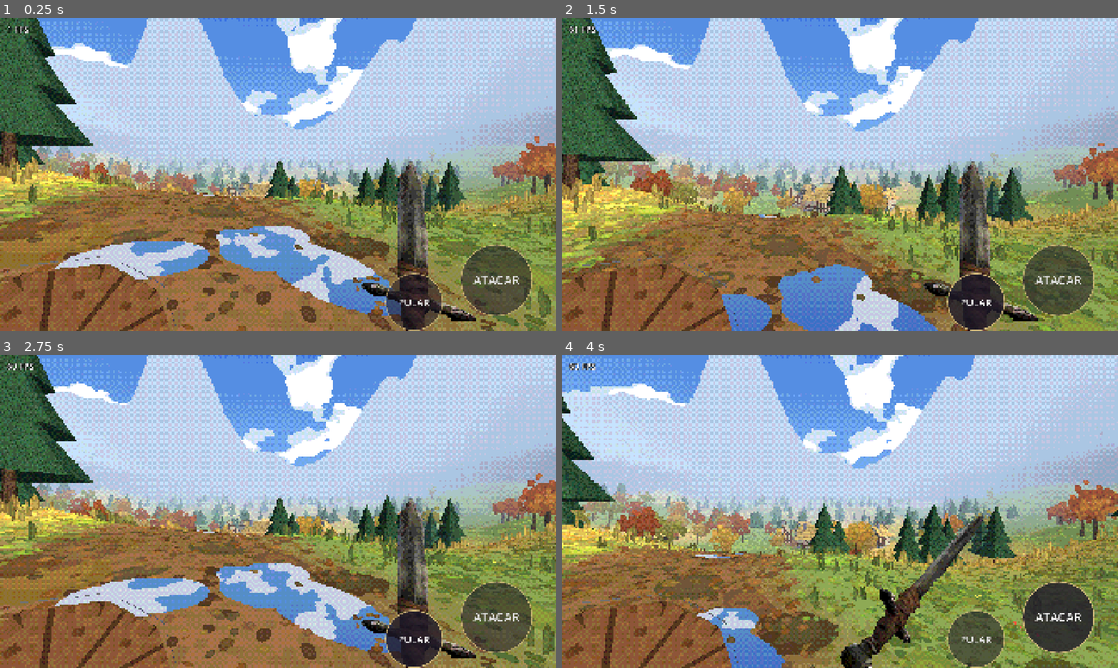
Above: before the commit, frames 1-4 (two rows, left to right).
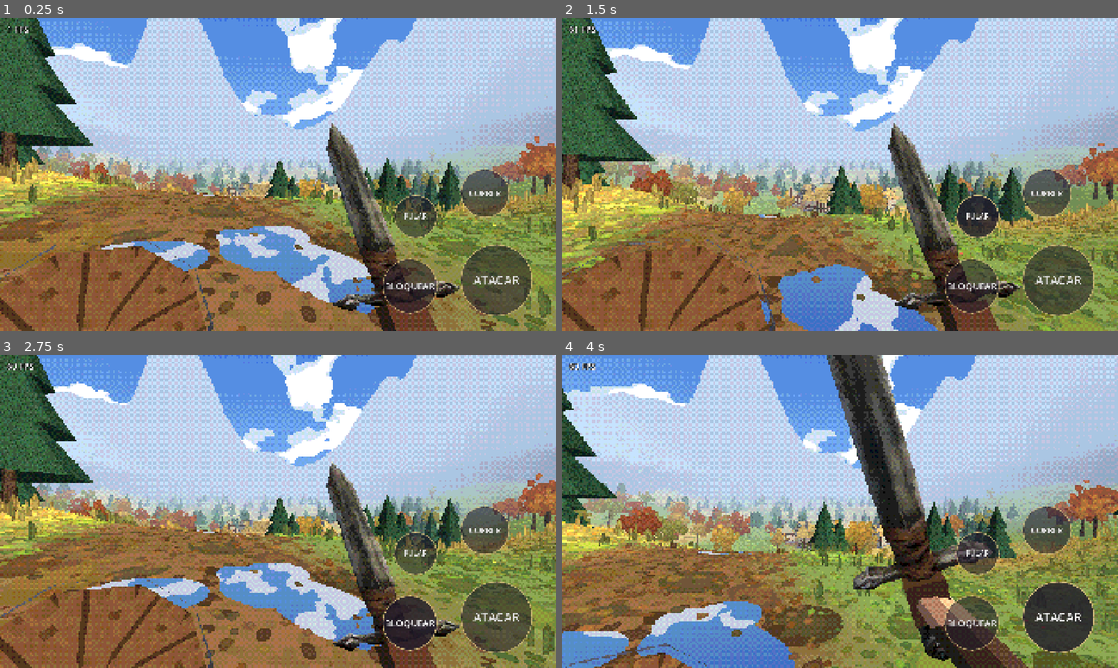
Above: after the commit, the same moments.

Repository: rhfazeredo-ops/Dallarian
Game: Godot game, scene res://cenas/mundo.tscn
Same seed, same stepped clock (60 frames per second), same inputs: the game is played once before the commit and once after it.
Inputs (mouse positions are in pixels of both pictures, inside the frame that each line leads up to):
- Up to frame 1 (0.25 s): no input
- Up to frame 2 (1.5 s): click "ATACAR" at 0.5 s; click "PULAR" at 1.25 s
- Up to frame 3 (2.75 s): click (411, 624) at 2 s, where only the run after the commit has a clickable "BLOQUEAR"
- Up to frame 4 (4 s): click (1045, 530) at 2.75 s, where only the run after the commit has a clickable "CORRER"; tap Enter at 3.5 s; move the mouse to (962, 495) at 3.52 s; hold Right (ui_right) from 3.53 s (still down); hold Shift from 3.53 s (still down); click (962, 495) at 3.67 s; tap Space at 3.77 s

The runs differ from the first frame. In frame 1, 14% of the frame differs, in the area x 0-99%, y 10-100%; in frame 2, 15%; in frame 3, 14%; in frame 4, 45%, in the area x 0-100%, y 0-100%.

Commit message:
Animações de braços em primeira pessoa no estilo dos RPGs de ação
- Combo de 3 golpes (diagonal direita, diagonal esquerda, de cima), golpe forte segurando (puxa, segura,
  solta com tranco), bloqueio com escudo (segurar) e escudada (atacar bloqueando).
- Respiração, balanço do passo em figura de 8 (maior correndo), armas atrasam ao girar a câmera,
  tranco da câmera nos golpes, afundar ao cair; correr com a espada baixa.
- Luvas e antebraços com braçadeira segurando espada e escudo.
- Controles: ATACAR/BLOQUEAR/CORRER de segurar, PULAR; PC com Shift, botão esquerdo e direito.
- Teste de poses paradas (--pose=...).

Co-Authored-By: Claude Opus 5.5 <noreply@anthropic.com>
Claude-Session: https://claude.ai/code/session_01WFSuYSG1mTsBiEAWeNGYj8

Diff:
--- a/godot/scripts/controles.gd
+++ b/godot/scripts/controles.gd
@@ -1,5 +1,6 @@
-# Controles: celular (joystick à esquerda, arrastar à direita para olhar, botões PULAR e ATACAR)
-# e PC (WASD/setas, espaço pula, mouse olha e clique ataca).
+# Controles: celular (joystick à esquerda, arrastar à direita para olhar, botões ATACAR, BLOQUEAR, CORRER,
+# PULAR — atacar, bloquear e correr funcionam segurando) e PC (WASD anda, Shift corre, espaço pula,
+# mouse olha, botão esquerdo ataca — segurar = golpe forte —, botão direito bloqueia).
 extends Control
 class_name Controles
 
@@ -7,6 +8,9 @@
 var _olhar := Vector2.ZERO
 var _pulo := false
 var _ataque := false
+var _seg := {}                 # botões de segurar apertados agora
+var ataque_mouse := false
+var bloqueio_mouse := false
 var _dedo := -1; var _centro := Vector2.ZERO; var _ponta := Vector2.ZERO
 var _dedo_olhar := -1
 var fps: Label
@@ -15,20 +19,26 @@
 func _ready() -> void:
 	set_anchors_and_offsets_preset(Control.PRESET_FULL_RECT)
 	mouse_filter = Control.MOUSE_FILTER_IGNORE
-	_botao("ATACAR", -330, -300, 250, func(): _ataque = true)
-	_botao("PULAR", -590, -200, 200, func(): _pulo = true)
+	_botao("ATACAR", -330, -300, 250, "atacar")
+	_botao("BLOQUEAR", -600, -250, 190, "bloquear")
+	_botao("CORRER", -330, -560, 170, "correr")
+	_botao("PULAR", -560, -470, 150, "pular")
 	fps = Label.new(); fps.position = Vector2(24, 18); fps.add_theme_font_size_override("font_size", 30)
 	fps.add_theme_color_override("font_outline_color", Color.BLACK); fps.add_theme_constant_override("outline_size", 8)
 	add_child(fps)
 
-func _botao(txt: String, x: float, y: float, t: float, f: Callable) -> void:
+func _botao(txt: String, x: float, y: float, t: float, nome: String) -> void:
 	var b := Button.new(); b.text = txt; b.add_theme_font_size_override("font_size", int(t * 0.17))
 	b.anchor_left = 1; b.anchor_top = 1; b.anchor_right = 1; b.anchor_bottom = 1
 	b.offset_left = x; b.offset_top = y; b.offset_right = x + t; b.offset_bottom = y + t
 	var st := StyleBoxFlat.new(); st.bg_color = Color(0.12, 0.1, 0.16, 0.55); st.set_corner_radius_all(int(t / 2))
 	st.border_color = Color(0.85, 0.75, 0.5, 0.8); st.set_border_width_all(4)
 	for k in ["normal", "hover", "pressed", "focus"]: b.add_theme_stylebox_override(k, st)
-	b.button_down.connect(f); add_child(b)
+	b.button_down.connect(func():
+		_seg[nome] = true
+		if nome == "pular": _pulo = true)
+	b.button_up.connect(func(): _seg[nome] = false)
+	add_child(b)
 
 func _input(e: InputEvent) -> void:
 	if e is InputEventScreenTouch:
@@ -65,8 +75,9 @@
 	var v := _olhar; _olhar = Vector2.ZERO; return v
 func consumir_pulo() -> bool:
 	var v := _pulo; _pulo = false; return v
-func consumir_ataque() -> bool:
-	var v := _ataque; _ataque = false; return v
+func atacando() -> bool: return _seg.get("atacar", false) or ataque_mouse
+func bloqueando() -> bool: return _seg.get("bloquear", false) or bloqueio_mouse
+func correndo() -> bool: return _seg.get("correr", false) or Input.is_key_pressed(KEY_SHIFT)
 
 func _draw() -> void:
 	if _dedo == -1: return
--- a/godot/scripts/jogador.gd
+++ b/godot/scripts/jogador.gd
@@ -1,45 +1,109 @@
-# Dallarian em primeira pessoa: anda, olha, pula; espada do Tripo e escudo provisório na mão (low poly PS1).
+# Dallarian em primeira pessoa, com animações de braços no estilo dos RPGs de ação em primeira pessoa:
+# respiração parada, balanço ao andar/correr, armas que "atrasam" ao girar a câmera, combo de 3 golpes
+# (diagonal da direita, diagonal da esquerda, de cima), golpe forte segurando o botão (puxa, solta e dá um
+# tranco para a frente), bloqueio com o escudo (segurando) e escudada (atacar enquanto bloqueia).
+# Os braços (luva + antebraço com braçadeira) seguram a espada (modelo do Tripo) e o escudo (provisório).
 extends CharacterBody3D
 class_name Jogador
 
-const VEL := 4.6
+const VEL := 4.4
+const VEL_CORRER := 7.2
 const PULO := 4.8
 const GRAV := 13.0
 const SENS_MOUSE := 0.0025
 const SENS_TOQUE := 0.006
+const SEGURAR_FORTE := 0.3     # segurar o ataque por mais que isso = golpe forte
 
 var controles: Controles
-var cam: Camera3D
-var mao: Node3D
-var espada: Node3D
-var escudo: Node3D
-var _passo := 0.0
-var _golpe := 0.0
+var pescoco: Node3D            # gira para cima/baixo (olhar)
+var cam: Camera3D              # recebe balanço e trancos
+var mao: Node3D                # espaço dos braços (preso à câmera)
+var piv_d: Node3D              # mão direita (cabo da espada)
+var piv_e: Node3D              # mão esquerda (alça do escudo)
+var braco_d: MeshInstance3D
+var braco_e: MeshInstance3D
+
+# poses da mão direita no espaço da câmera (x direita, y cima, -z frente):
+# [posição do cabo, direção da lâmina, giro do fio em graus]
+const PD := {
+	"d_repouso": [Vector3(0.3, -0.36, -0.52), Vector3(-0.12, 0.8, -0.55), 0.0],
+	"d_correr": [Vector3(0.34, -0.52, -0.42), Vector3(0.1, 0.25, -0.95), 20.0],
+	"d_bloq": [Vector3(0.38, -0.52, -0.5), Vector3(0.2, 0.5, -0.85), 10.0],
+	"leve1_prep": [Vector3(0.36, -0.14, -0.5), Vector3(0.3, 0.85, 0.42), 0.0],
+	"leve1_fim": [Vector3(-0.12, -0.28, -0.56), Vector3(-0.95, -0.05, -0.3), 0.0],
+	"leve2_prep": [Vector3(-0.1, -0.16, -0.5), Vector3(-0.45, 0.8, 0.4), 180.0],
+	"leve2_fim": [Vector3(0.36, -0.3, -0.56), Vector3(0.95, -0.02, -0.3), 180.0],
+	"leve3_prep": [Vector3(0.16, 0.0, -0.5), Vector3(0.05, 0.62, 0.78), 90.0],
+	"leve3_fim": [Vector3(0.1, -0.24, -0.6), Vector3(0.2, -0.55, -0.8), 90.0],
+	"forte_prep": [Vector3(0.42, -0.04, -0.42), Vector3(0.45, 0.7, 0.55), 0.0],
+	"forte_fim": [Vector3(-0.18, -0.32, -0.6), Vector3(-0.9, -0.2, -0.35), 0.0],
+}
+# poses da mão esquerda (escudo): [posição, rotação em graus]
+const PE := {
+	"e_repouso": [Vector3(-0.5, -0.5, -0.6), Vector3(80, 10, -25)],
+	"e_golpe": [Vector3(-0.6, -0.7, -0.55), Vector3(70, 15, -35)],
+	"e_correr": [Vector3(-0.52, -0.64, -0.5), Vector3(70, 20, -40)],
+	"e_bloq": [Vector3(-0.12, -0.2, -0.46), Vector3(88, 0, -5)],
+	"bash_prep": [Vector3(-0.2, -0.24, -0.38), Vector3(88, 10, -10)],
+	"bash_fim": [Vector3(-0.06, -0.14, -0.78), Vector3(92, -5, 0)],
+}
+# sequências: [duração, pose da direita (ou ""), pose da esquerda (ou ""), tranco da câmera [pitch, roll, avanço]]
+const ACOES := {
+	"leve1": [[0.12, "leve1_prep", "e_golpe", Vector3.ZERO], [0.13, "leve1_fim", "e_golpe", Vector3(-2.5, 3, 0.06)], [0.3, "", "", Vector3.ZERO]],
+	"leve2": [[0.12, "leve2_prep", "e_golpe", Vector3.ZERO], [0.13, "leve2_fim", "e_golpe", Vector3(-2.5, -3, 0.06)], [0.3, "", "", Vector3.ZERO]],
+	"leve3": [[0.14, "leve3_prep", "e_golpe", Vector3(1.5, 0, 0)], [0.13, "leve3_fim", "e_golpe", Vector3(-4, 0, 0.08)], [0.32, "", "", Vector3.ZERO]],
+	"forte": [[0.32, "forte_prep", "e_golpe", Vector3(2, 2, -0.05)], [0.15, "forte_fim", "e_golpe", Vector3(-5, 5, 0.3)], [0.5, "", "", Vector3.ZERO]],
+	"bash": [[0.08, "", "bash_prep", Vector3.ZERO], [0.1, "", "bash_fim", Vector3(-2, 0, 0.12)], [0.28, "", "", Vector3.ZERO]],
+}
+
+var _acao := ""; var _passo_acao := 0; var _t_acao := 0.0
+var _ini_d: Transform3D; var _ini_e: Transform3D
+var _combo := 0; var _proximo := false; var _ultimo_golpe := 0.0
+var _segurando := 0.0; var _ataque_seg := false; var _forte_pronto := false
+var _passo := 0.0; var _tempo := 0.0
+var _balanco := Vector2.ZERO     # armas atrasam ao girar
+var _tranco := Vector3.ZERO      # câmera: pitch, roll, avanço
+var _queda := 0.0; var _no_chao := true
+var congelar := -1.0             # teste: para a ação nesse ponto (0..1)
+var pose_fixa := false           # teste: mãos paradas numa pose (mostrar_pose)
 
 func _ready() -> void:
 	var cs := CollisionShape3D.new(); var cap := CapsuleShape3D.new(); cap.radius = 0.35; cap.height = 1.75
 	cs.shape = cap; cs.position = Vector3(0, 0.875, 0); add_child(cs)
 	floor_snap_length = 0.4; floor_max_angle = deg_to_rad(48)
-	cam = Camera3D.new(); cam.position = Vector3(0, 1.62, 0); cam.fov = 70; cam.near = 0.05; cam.far = 400
-	add_child(cam); cam.current = true
+	pescoco = Node3D.new(); pescoco.position = Vector3(0, 1.62, 0); add_child(pescoco)
+	cam = Camera3D.new(); cam.fov = 70; cam.near = 0.04; cam.far = 400
+	pescoco.add_child(cam); cam.current = true
 	mao = Node3D.new(); cam.add_child(mao)
 	_armas()
-
+	piv_d.transform = _pose("d_repouso"); piv_e.transform = _pose("e_repouso")
+
+func _pose(n: String) -> Transform3D:
+	if PE.has(n):
+		var pe: Array = PE[n]
+		return Transform3D(Basis.from_euler(pe[1] * (PI / 180.0)), pe[0])
+	# espada: eixo Y = lâmina; X = guarda (girada em volta da lâmina pelo "giro do fio")
+	var p: Array = PD[n]
+	var y: Vector3 = p[1].normalized()
+	var ref := Vector3(0, 0, -1) if abs(y.z) < 0.9 else Vector3(0, 1, 0)
+	var x := ref.cross(y).normalized().rotated(y, deg_to_rad(p[2]))
+	return Transform3D(Basis(x, y, x.cross(y)), p[0])
+
+# ---------- armas e braços ----------
 func _armas() -> void:
 	var m: Node = get_tree().current_scene
-	# espada: lâmina, guarda, cabo e pomo
-	espada = Node3D.new(); mao.add_child(espada)
-	espada.position = Vector3(0.38, -0.42, -0.62); espada.rotation_degrees = Vector3(-40, -8, -14); espada.scale = Vector3(0.8, 0.8, 0.8)
-	# modelo do Tripo (assets/modelos/espada.glb, 498 triângulos): 0,51 m no arquivo → 1,0 m na mão.
-	# O cabo fica na origem do nó "espada" e a lâmina sobe em +Y; a guarda do modelo está no eixo Z → gira 90°.
+	piv_d = Node3D.new(); mao.add_child(piv_d)
+	# espada do Tripo (assets/modelos/espada.glb): 0,51 m no arquivo → 0,85 m; cabo na origem, lâmina em +Y
+	var esp := Node3D.new(); piv_d.add_child(esp); esp.scale = Vector3(0.85, 0.85, 0.85)
 	var mod: Node3D = m.modelo_ps1("res://assets/modelos/espada.glb")
 	var k := 1.0 / 0.51
 	mod.scale = Vector3(k, k, k); mod.rotation_degrees.y = 90
 	mod.position = Vector3(-0.131, -0.075, 0) * k
-	espada.add_child(mod)
-	# escudo redondo de madeira com borda de ferro
-	escudo = Node3D.new(); mao.add_child(escudo)
-	escudo.position = Vector3(-0.62, -0.56, -0.62); escudo.rotation_degrees = Vector3(80, 10, -25); escudo.scale = Vector3(0.75, 0.75, 0.75)
+	esp.add_child(mod)
+	piv_d.add_child(_punho(m, false))
+	# escudo redondo de madeira com borda de ferro (provisório, até o modelo do Tripo)
+	piv_e = Node3D.new(); mao.add_child(piv_e)
+	var esc := Node3D.new(); piv_e.add_child(esc); esc.scale = Vector3(0.75, 0.75, 0.75)
 	var e := ArrayMesh.new()
 	var st := SurfaceTool.new(); st.begin(Mesh.PRIMITIVE_TRIANGLES)
 	m.cilindro(st, Vector3(0, 0, 0), 0.4, 0.4, 0.04, 10, true); st.set_material(m.mat("madeira")); st.commit(e)
@@ -47,14 +111,60 @@
 	m.cilindro(st, Vector3(0, -0.005, 0), 0.43, 0.43, 0.035, 10)
 	m.cilindro(st, Vector3(0, 0.04, 0), 0.09, 0.05, 0.05, 6, true)
 	st.set_material(m.mat("", 1.0, Color(0.38, 0.38, 0.42))); st.commit(e)
-	var me := MeshInstance3D.new(); me.mesh = e; escudo.add_child(me)
-	for n in [me]: n.cast_shadow = GeometryInstance3D.SHADOW_CASTING_SETTING_OFF
-
+	var me := MeshInstance3D.new(); me.mesh = e; esc.add_child(me)
+	var pe := _punho(m, true); pe.position = Vector3(0, -0.07, 0); piv_e.add_child(pe)
+	braco_d = _antebraco(m); mao.add_child(braco_d)
+	braco_e = _antebraco(m); mao.add_child(braco_e)
+
+# luva de couro fechada (low poly)
+func _punho(m: Node, esquerda: bool) -> MeshInstance3D:
+	var st := SurfaceTool.new(); st.begin(Mesh.PRIMITIVE_TRIANGLES)
+	m._caixa(st, Vector3(0, 0, 0.0), Vector3(0.085, 0.1, 0.095))          # mão fechada no cabo
+	m._caixa(st, Vector3(0, 0.0, -0.05), Vector3(0.075, 0.085, 0.03))      # dedos dobrados
+	var mi := MeshInstance3D.new(); var mesh := ArrayMesh.new()
+	st.set_material(m.mat("", 1.0, Color(0.33, 0.21, 0.14))); st.commit(mesh)
+	mi.mesh = mesh
+	if esquerda: mi.rotation_degrees = Vector3(0, 0, 90)
+	return mi
+
+# antebraço: braçadeira de couro com faixa de metal e pele no pulso (cilindro ao longo de +Y, 1 m)
+func _antebraco(m: Node) -> MeshInstance3D:
+	var mesh := ArrayMesh.new()
+	var st := SurfaceTool.new(); st.begin(Mesh.PRIMITIVE_TRIANGLES)
+	m.cilindro(st, Vector3(0, 0.12, 0), 0.05, 0.062, 0.88, 7)
+	st.set_material(m.mat("", 1.0, Color(0.27, 0.19, 0.14))); st.commit(mesh)
+	st = SurfaceTool.new(); st.begin(Mesh.PRIMITIVE_TRIANGLES)
+	m.cilindro(st, Vector3(0, 0.0, 0), 0.042, 0.048, 0.12, 7)
+	st.set_material(m.mat("", 1.0, Color(0.86, 0.6, 0.45))); st.commit(mesh)
+	st = SurfaceTool.new(); st.begin(Mesh.PRIMITIVE_TRIANGLES)
+	m.cilindro(st, Vector3(0, 0.3, 0), 0.064, 0.064, 0.06, 7); m.cilindro(st, Vector3(0, 0.62, 0), 0.068, 0.068, 0.06, 7)
+	st.set_material(m.mat("", 1.0, Color(0.72, 0.6, 0.32))); st.commit(mesh)
+	var mi := MeshInstance3D.new(); mi.mesh = mesh; return mi
+
+# põe o antebraço saindo da mão em direção ao ombro (fora da tela)
+func _ajustar_braco(braco: MeshInstance3D, mao_pos: Vector3, ombro: Vector3) -> void:
+	var dir := (ombro - mao_pos).normalized()
+	var x := dir.cross(Vector3(0, 0, 1)).normalized()
+	if x.length() < 0.1: x = Vector3(1, 0, 0)
+	var z := x.cross(dir)
+	braco.transform = Transform3D(Basis(x, dir, z).scaled(Vector3(1, 0.42, 1)), mao_pos)
+
+# teste: "d=leve1_fim,e=e_bloq" → mãos paradas nessas poses
+func mostrar_pose(txt: String) -> void:
+	pose_fixa = true
+	for parte in txt.split(","):
+		var kv := parte.split("=")
+		if kv[0] == "d": piv_d.transform = _pose(kv[1])
+		else: piv_e.transform = _pose(kv[1])
+
+# ---------- entrada ----------
 func _unhandled_input(e: InputEvent) -> void:
 	if OS.has_feature("mobile") or DisplayServer.is_touchscreen_available(): return
-	if e is InputEventMouseButton and e.pressed:
-		if Input.mouse_mode != Input.MOUSE_MODE_CAPTURED: Input.mouse_mode = Input.MOUSE_MODE_CAPTURED
-		elif e.button_index == MOUSE_BUTTON_LEFT: atacar()
+	if e is InputEventMouseButton:
+		if e.pressed and Input.mouse_mode != Input.MOUSE_MODE_CAPTURED:
+			Input.mouse_mode = Input.MOUSE_MODE_CAPTURED; return
+		if e.button_index == MOUSE_BUTTON_LEFT and controles: controles.ataque_mouse = e.pressed
+		if e.button_index == MOUSE_BUTTON_RIGHT and controles: controles.bloqueio_mouse = e.pressed
 	elif e is InputEventMouseMotion and Input.mouse_mode == Input.MOUSE_MODE_CAPTURED:
 		_girar(e.relative * SENS_MOUSE)
 	elif e is InputEventKey and e.pressed and e.keycode == KEY_ESCAPE:
@@ -62,30 +172,105 @@
 
 func _girar(d: Vector2) -> void:
 	rotation.y -= d.x
-	cam.rotation.x = clamp(cam.rotation.x - d.y, deg_to_rad(-85), deg_to_rad(85))
-
-func atacar() -> void:
-	if _golpe <= 0.0: _golpe = 1.0
-
+	pescoco.rotation.x = clamp(pescoco.rotation.x - d.y, deg_to_rad(-85), deg_to_rad(85))
+	_balanco += Vector2(-d.x, d.y) * 0.6
+
+# ---------- ações ----------
+func iniciar(nome: String) -> void:
+	_acao = nome; _passo_acao = 0; _t_acao = 0.0
+	_ini_d = piv_d.transform; _ini_e = piv_e.transform
+
+func _golpe_leve() -> void:
+	if _acao == "" or _acao == "bash":
+		if _tempo - _ultimo_golpe > 0.9: _combo = 0
+		iniciar(["leve1", "leve2", "leve3"][_combo % 3]); _combo += 1; _ultimo_golpe = _tempo
+	elif _acao.begins_with("leve") and _passo_acao >= 1:
+		_proximo = true                       # encadeia o próximo golpe do combo
+
+func _ataque(segurando: bool, bloqueando: bool, delta: float) -> void:
+	if segurando and not _ataque_seg:          # apertou
+		_segurando = 0.0; _forte_pronto = false
+		if bloqueando:
+			if _acao == "": iniciar("bash")
+		elif _acao == "" or _acao.begins_with("leve"):
+			pass
+	if segurando:
+		_segurando += delta
+		if not bloqueando and _segurando > SEGURAR_FORTE and not _forte_pronto and _acao == "":
+			_forte_pronto = true; iniciar("forte")      # puxa a espada para trás e espera soltar
+	if not segurando and _ataque_seg:          # soltou
+		if not _forte_pronto and not bloqueando: _golpe_leve()
+	_ataque_seg = segurando
+
+func _tocar_acao(delta: float, base_d: Transform3D, base_e: Transform3D) -> void:
+	var seq: Array = ACOES[_acao]
+	var k: Array = seq[_passo_acao]
+	var dur: float = k[0]
+	# golpe forte: fica na preparação enquanto o botão estiver apertado (até 1,2 s)
+	var esperando := _acao == "forte" and _passo_acao == 0 and _t_acao >= dur and _ataque_seg and _segurando < 1.2
+	if not esperando: _t_acao += delta
+	var u: float = clamp(_t_acao / dur, 0.0, 1.0)
+	if congelar >= 0.0:
+		u = congelar; _t_acao = dur * u
+	var e: float = u * u * (3.0 - 2.0 * u) if _passo_acao != 1 else 1.0 - pow(1.0 - u, 3.0)   # golpe: rápido no começo
+	var alvo_d: Transform3D = base_d if k[1] == "" else _pose(k[1])
+	var alvo_e: Transform3D = base_e if k[2] == "" else _pose(k[2])
+	piv_d.transform = _ini_d.interpolate_with(alvo_d, e)
+	piv_e.transform = _ini_e.interpolate_with(alvo_e, e)
+	if _passo_acao == 1 and u > 0.25: _tranco = _tranco.lerp(k[3], 0.5)
+	if congelar >= 0.0: return
+	if _t_acao >= dur:
+		_passo_acao += 1; _t_acao = 0.0
+		_ini_d = piv_d.transform; _ini_e = piv_e.transform
+		if _passo_acao >= seq.size() or (_proximo and _passo_acao == seq.size() - 1):
+			var encadear := _proximo
+			_acao = ""; _proximo = false
+			if encadear: _golpe_leve()
+
+# ---------- movimento e animação ----------
 func _physics_process(delta: float) -> void:
-	var dir := Vector2.ZERO
+	_tempo += delta
+	var dir := Vector2.ZERO; var correr := false; var bloquear := false; var atacar := false
 	if controles:
 		dir = controles.dir
 		_girar(controles.consumir_olhar() * SENS_TOQUE)
 		if controles.consumir_pulo() and is_on_floor(): velocity.y = PULO
-		if controles.consumir_ataque(): atacar()
-	var mov := (transform.basis * Vector3(dir.x, 0, dir.y))
-	mov.y = 0
-	velocity.x = mov.x * VEL; velocity.z = mov.z * VEL
+		correr = controles.correndo(); bloquear = controles.bloqueando(); atacar = controles.atacando()
+	correr = correr and dir.y < -0.3 and not bloquear
+	var vel := VEL_CORRER if correr else (VEL * 0.55 if bloquear else VEL)
+	var mov := transform.basis * Vector3(dir.x, 0, dir.y); mov.y = 0
+	velocity.x = mov.x * vel; velocity.z = mov.z * vel
 	if not is_on_floor(): velocity.y -= GRAV * delta
+	var vy := velocity.y
 	move_and_slide()
-	# balanço da mão ao andar e golpe da espada
+	if is_on_floor() and not _no_chao and vy < -3.0: _queda = clamp(-vy * 0.012, 0.0, 0.12)   # afunda ao cair
+	_no_chao = is_on_floor()
+	_ataque(atacar, bloquear, delta)
+
+	# base (sem ação): repouso, correndo ou bloqueando
+	var base_d := _pose("d_bloq" if bloquear else ("d_correr" if correr else "d_repouso"))
+	var base_e := _pose("e_bloq" if bloquear else ("e_correr" if correr else "e_repouso"))
 	var anda: float = Vector2(velocity.x, velocity.z).length() / VEL if is_on_floor() else 0.0
-	_passo += delta * 9.0 * anda
-	mao.position = Vector3(cos(_passo * 0.5) * 0.02, -abs(sin(_passo * 0.5)) * 0.03, 0) * anda
-	if _golpe > 0.0:
-		_golpe = max(0.0, _golpe - delta * 3.2)
-		var t := 1.0 - _golpe
-		var arco := sin(t * PI)
-		espada.rotation_degrees = Vector3(-40 + arco * 65, -8 + arco * 55, -14 - arco * 50)
-		espada.position = Vector3(0.38 - arco * 0.3, -0.42 + arco * 0.05, -0.62 - arco * 0.1)
+	_passo += delta * (12.0 if correr else 8.5) * min(anda, 1.0)
+	# balanço do passo (figura de 8) + respiração
+	var amp: float = (0.034 if correr else 0.016) * min(anda, 1.0)
+	var bob := Vector3(cos(_passo * 0.5) * amp, -abs(sin(_passo * 0.5)) * amp * 1.4 + sin(_tempo * 1.6) * 0.004, 0)
+	_balanco = _balanco.lerp(Vector2.ZERO, 1.0 - exp(-9.0 * delta)); _balanco = _balanco.limit_length(0.12)
+	var sway := Vector3(_balanco.x * 0.35, _balanco.y * 0.35, 0)
+	if pose_fixa: pass
+	elif _acao != "":
+		_tocar_acao(delta, base_d, base_e)
+	else:
+		var f := 1.0 - exp(-12.0 * delta)
+		piv_d.transform = piv_d.transform.interpolate_with(base_d, f)
+		piv_e.transform = piv_e.transform.interpolate_with(base_e, f)
+	mao.position = bob + sway
+	mao.rotation = Vector3(_balanco.y * 0.6, _balanco.x * 0.6, _balanco.x * 0.4)
+	# câmera: balanço da cabeça, queda, trancos dos golpes
+	_queda = lerp(_queda, 0.0, 1.0 - exp(-7.0 * delta))
+	_tranco = _tranco.lerp(Vector3.ZERO, 1.0 - exp(-10.0 * delta))
+	cam.position = Vector3(0, -abs(sin(_passo * 0.5)) * amp * 0.9 - _queda, -_tranco.z)
+	cam.rotation = Vector3(deg_to_rad(_tranco.x), 0, deg_to_rad(_tranco.y) + cos(_passo * 0.5) * amp * 0.25)
+	# braços: da mão até o ombro, fora da tela
+	_ajustar_braco(braco_d, piv_d.position, Vector3(0.32, -0.62, 0.15))
+	_ajustar_braco(braco_e, piv_e.transform * Vector3(0, -0.07, 0), Vector3(-0.34, -0.66, 0.15))
--- a/godot/scripts/mundo.gd
+++ b/godot/scripts/mundo.gd
@@ -23,7 +23,7 @@
 
 func _ready() -> void:
 	for a in OS.get_cmdline_user_args():
-		var p := a.trim_prefix("--").split("=")
+		var p := a.trim_prefix("--").split("=", true, 1)
 		args[p[0]] = p[1] if p.size() > 1 else "1"
 	_tela()
 	_ambiente()
@@ -361,6 +361,7 @@
 		var pp := String(args.pos).split(","); jogador.position = Vector3(float(pp[0]), altura(float(pp[0]), float(pp[1])) + 0.2, float(pp[1]))
 	if args.has("olhar"): jogador.rotation.y = deg_to_rad(float(args.olhar))
 	if args.has("raio"): _prox_raio = 0.0
+	if args.has("pose"): jogador.mostrar_pose(args.pose)
 	await get_tree().create_timer(float(args.get("espera", "2"))).timeout
 	get_viewport().get_texture().get_image().save_png(args.shot)
 	get_tree().quit()
Not shown, changed: .claude/skills/time-jogos-godot/tecnicas.md
